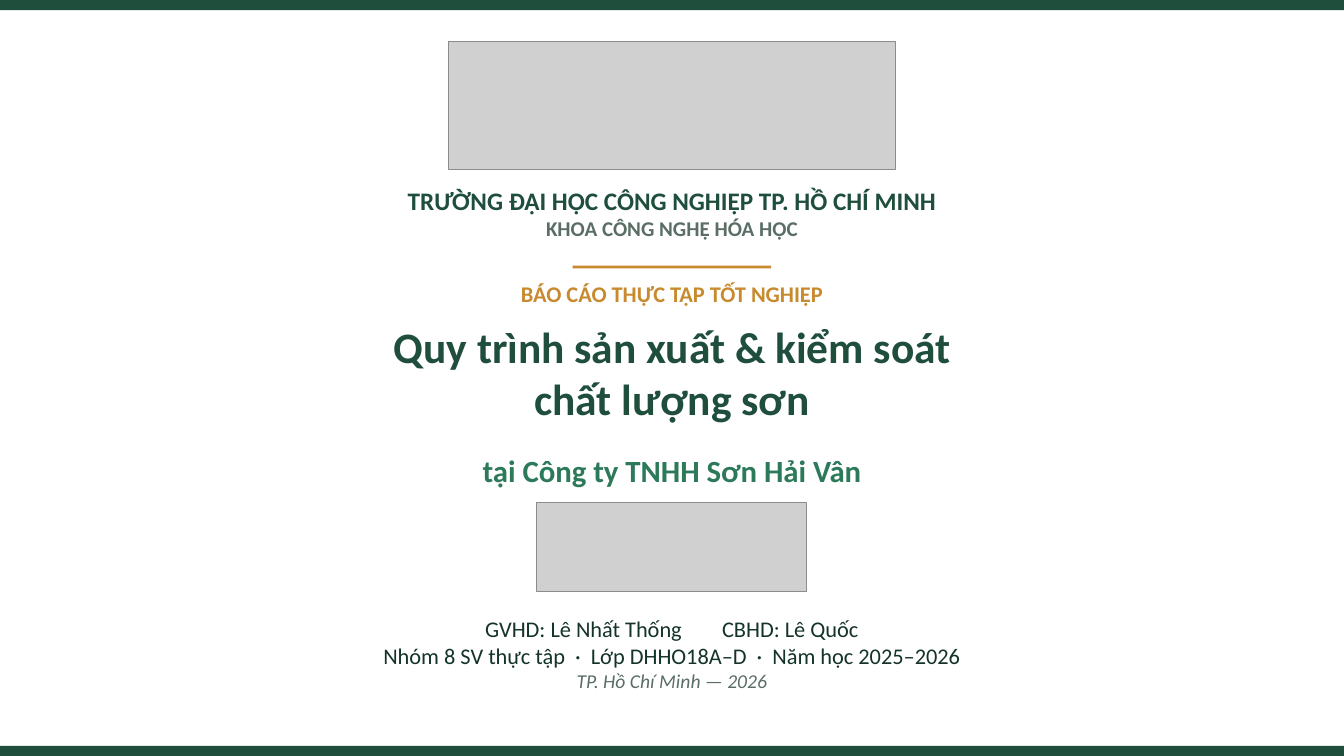
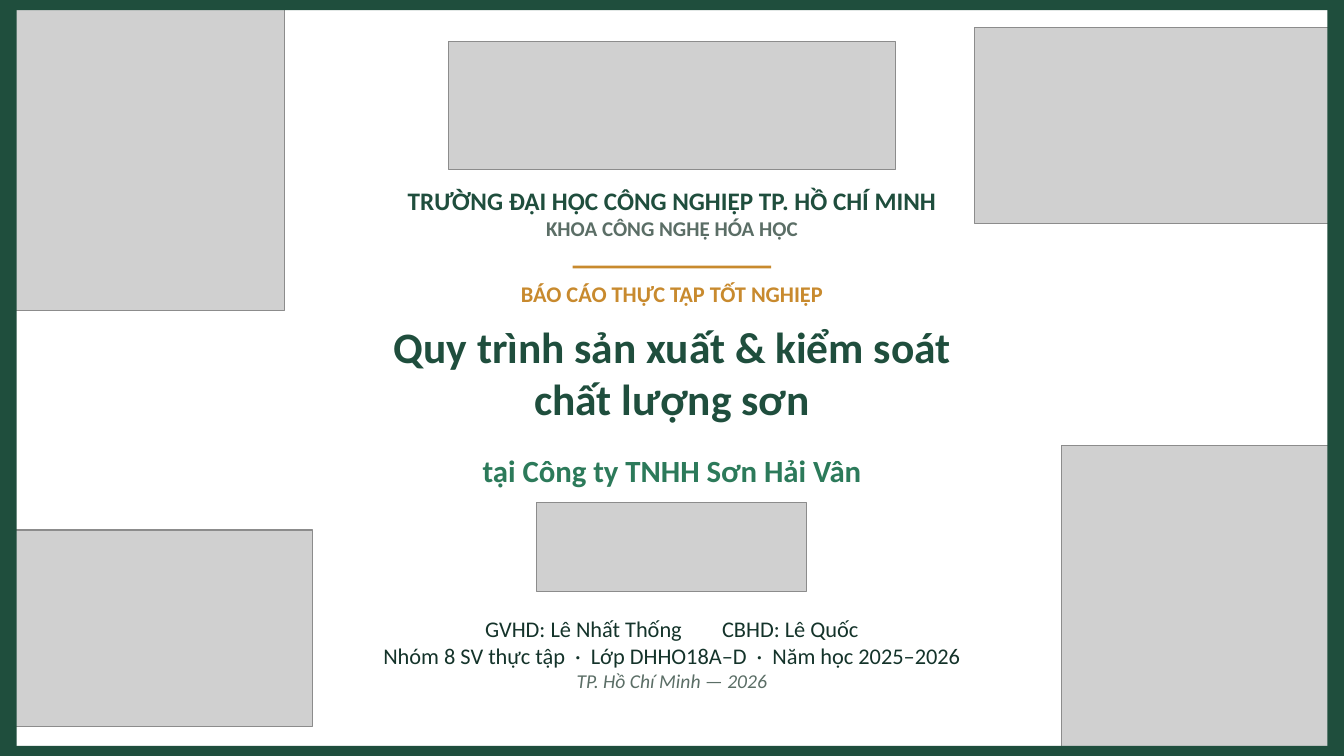
Before and after one commit to tranconcoder/pubic-resources, a slide deck: slide 1 of SuHeo/Báo cáo thực tập - Sơn Hải Vân.pptx. Drawn at 1344x756 pixels with LibreOffice and Linux fonts; fonts in the diff are those of the drawing; grey boxes stand for pictures. Boxes give left, top, right and bottom in pixels: in the first picture for what was removed or moved away, otherwise in the second. Text is boxed around its words. In the diff, an @@ line names an element or a change of style, - is before the commit and + after.

```diff
--- a/SuHeo/Báo cáo thực tập - Sơn Hải Vân.pptx
+++ b/SuHeo/Báo cáo thực tập - Sơn Hải Vân.pptx
@@ picture added at (0, 0, 284, 311) @@
@@ rectangle added at (0, 0, 16, 756), fill #1F4E3D @@
@@ picture added at (975, 27, 1344, 224) @@
@@ rectangle added at (1328, 0, 1344, 756), fill #1F4E3D @@
@@ picture added at (1062, 446, 1344, 756) @@
@@ picture added at (0, 530, 314, 727) @@
```
Also in this commit, not shown: 2 other slides changed, 1 other file.
